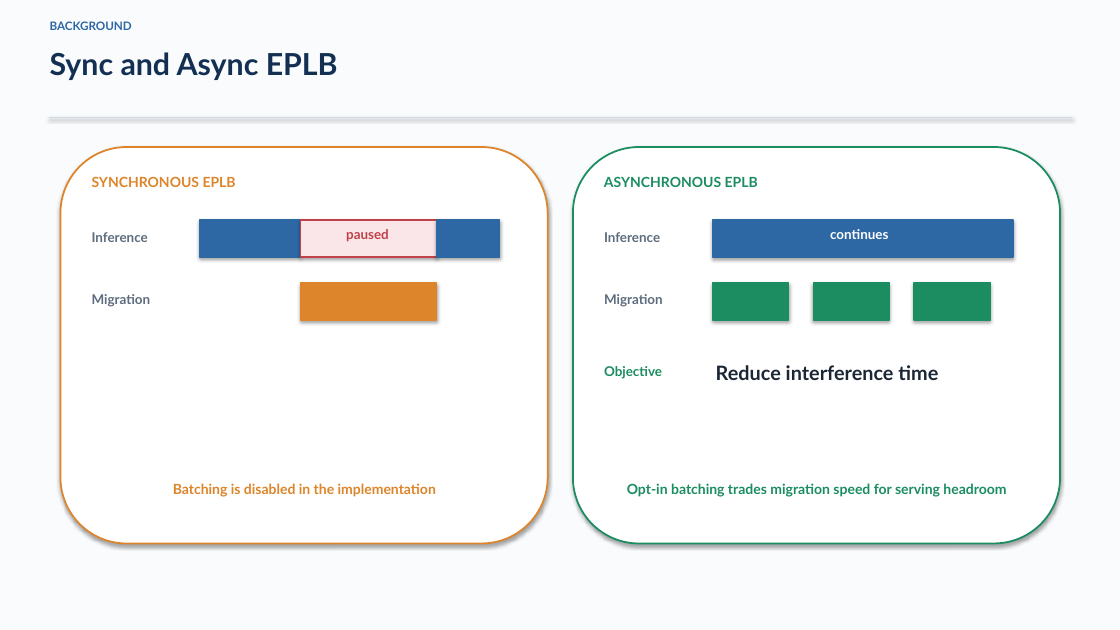
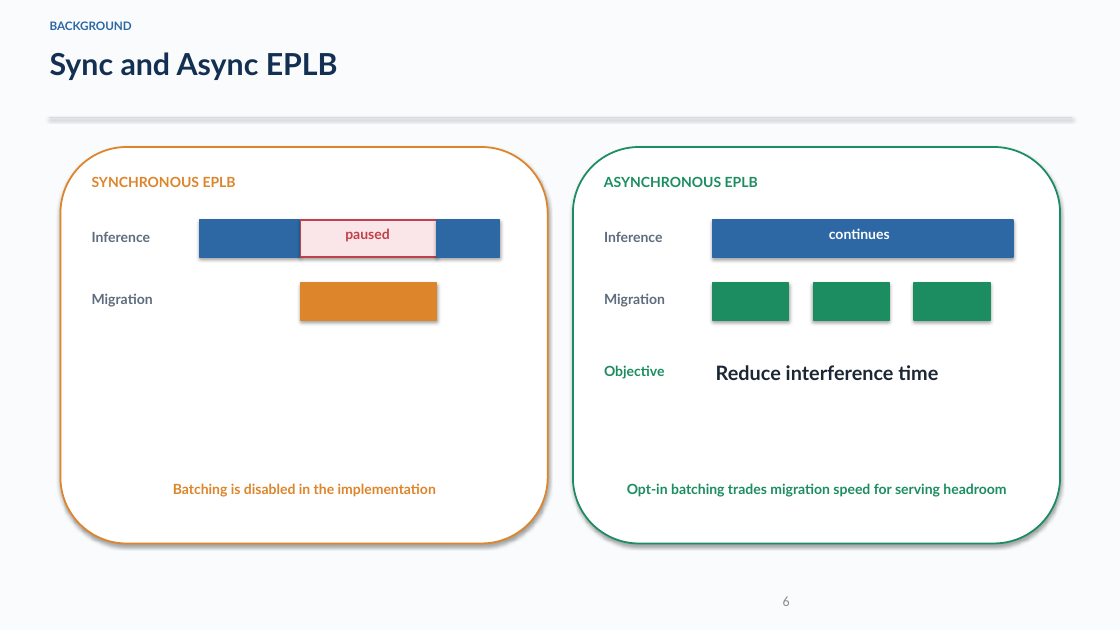
Before and after one commit to DOCCA0/vllm, a slide deck: slide 6 of benchmarks/eplb_rebalance/presentation/eplb_migration_batching.pptx (slide 5 before the commit). Drawn at 1120x630 pixels with LibreOffice and Linux fonts; fonts in the diff are those of the drawing. Boxes give left, top, right and bottom in pixels: in the first picture for what was removed or moved away, otherwise in the second. Text is boxed around its words. In the diff, an @@ line names an element or a change of style, - is before the commit and + after.

```diff
--- a/benchmarks/eplb_rebalance/presentation/eplb_migration_batching.pptx
+++ b/benchmarks/eplb_rebalance/presentation/eplb_migration_batching.pptx
@@ size 11.5 to 12 pt in 7 elements at [92, 232, 151, 242], [345, 228, 389, 242], [92, 293, 153, 307], [604, 232, 663, 242], [829, 228, 890, 239], [604, 293, 665, 307], [604, 365, 665, 379] @@
@@ page number added at [783, 596, 790, 606], 12 pt, text #8C8C8C @@
+6
```
Also in this commit, not shown: 15 other slides changed, 1 slide added, 6 other files.
